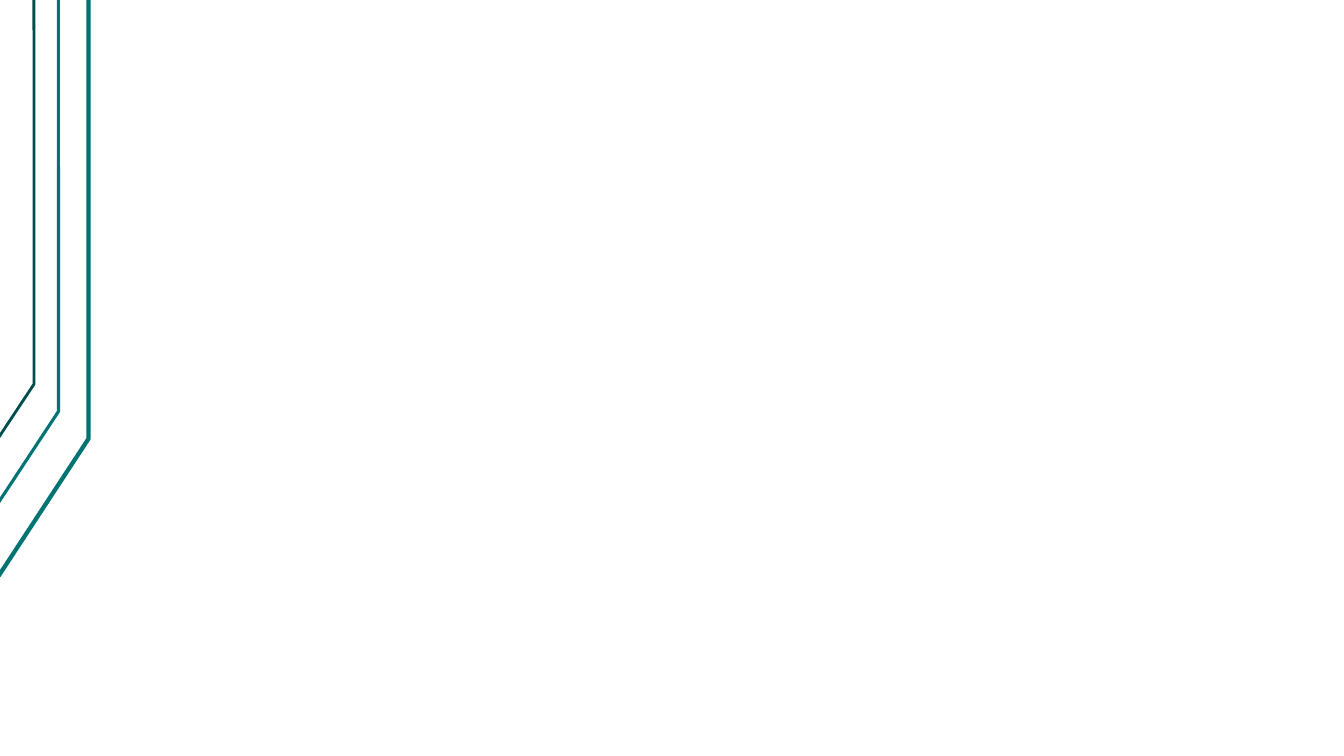
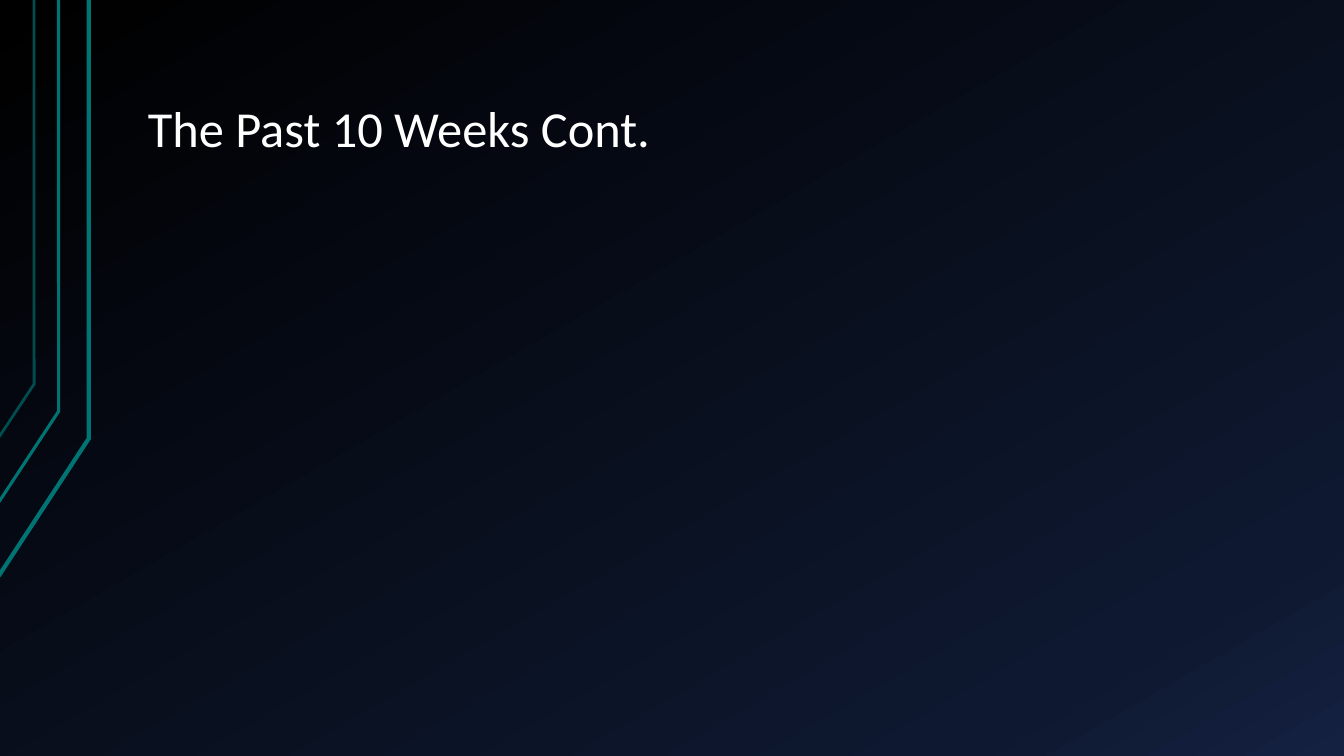
Before and after one commit to giacoppd/Security-For-Robotics, a slide deck: slide 11 of docs/progress_report/progress_report.pptx (slide 15 before the commit). Drawn at 1344x756 pixels with LibreOffice and Linux fonts; fonts in the diff are those of the drawing. Boxes give left, top, right and bottom in pixels: in the first picture for what was removed or moved away, otherwise in the second. Text is boxed around its words. In the diff, an @@ line names an element or a change of style, - is before the commit and + after.

```diff
--- a/docs/progress_report/progress_report.pptx
+++ b/docs/progress_report/progress_report.pptx
@@ background #FFFFFF to gradient #000000 to #0F1931 to #142242 @@
@@ freeform shape at bbox=[0, 0, 89, 577]: outline redrawn @@
@@ freeform shape at bbox=[0, 0, 58, 503]: outline #007373 2.24 pt to #007373 2.25 pt @@
@@ freeform shape at bbox=[0, 0, 34, 438]: outline #004D4D 2 pt to #007373 2 pt @@
@@ title added at bbox=[148, 112, 650, 148], 36 pt, text #FFFFFF @@
+The Past 10 Weeks Cont.
```
Also in this commit, not shown: 12 other slides changed, 3 slides added, 8 slides removed.
